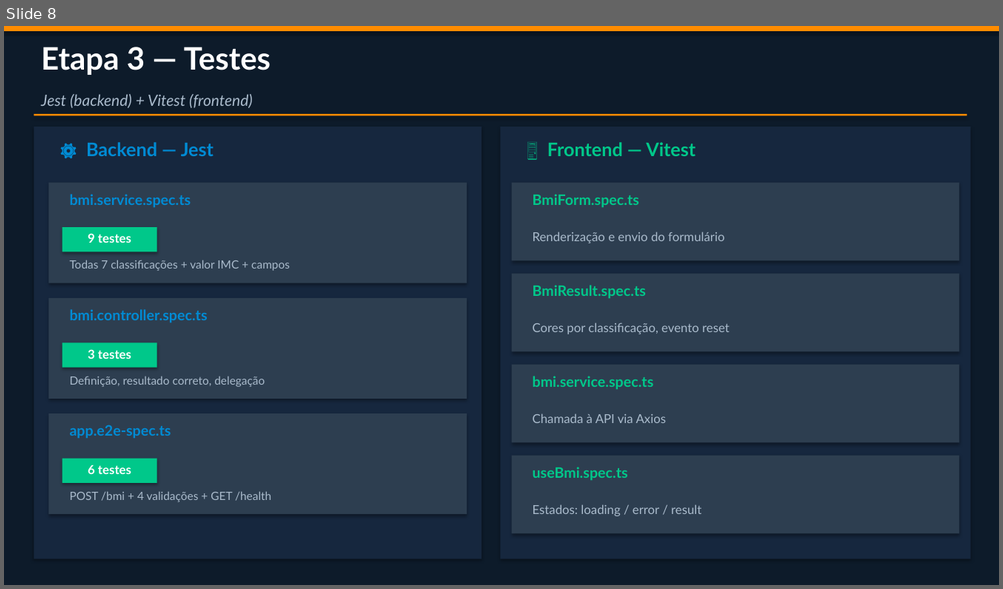
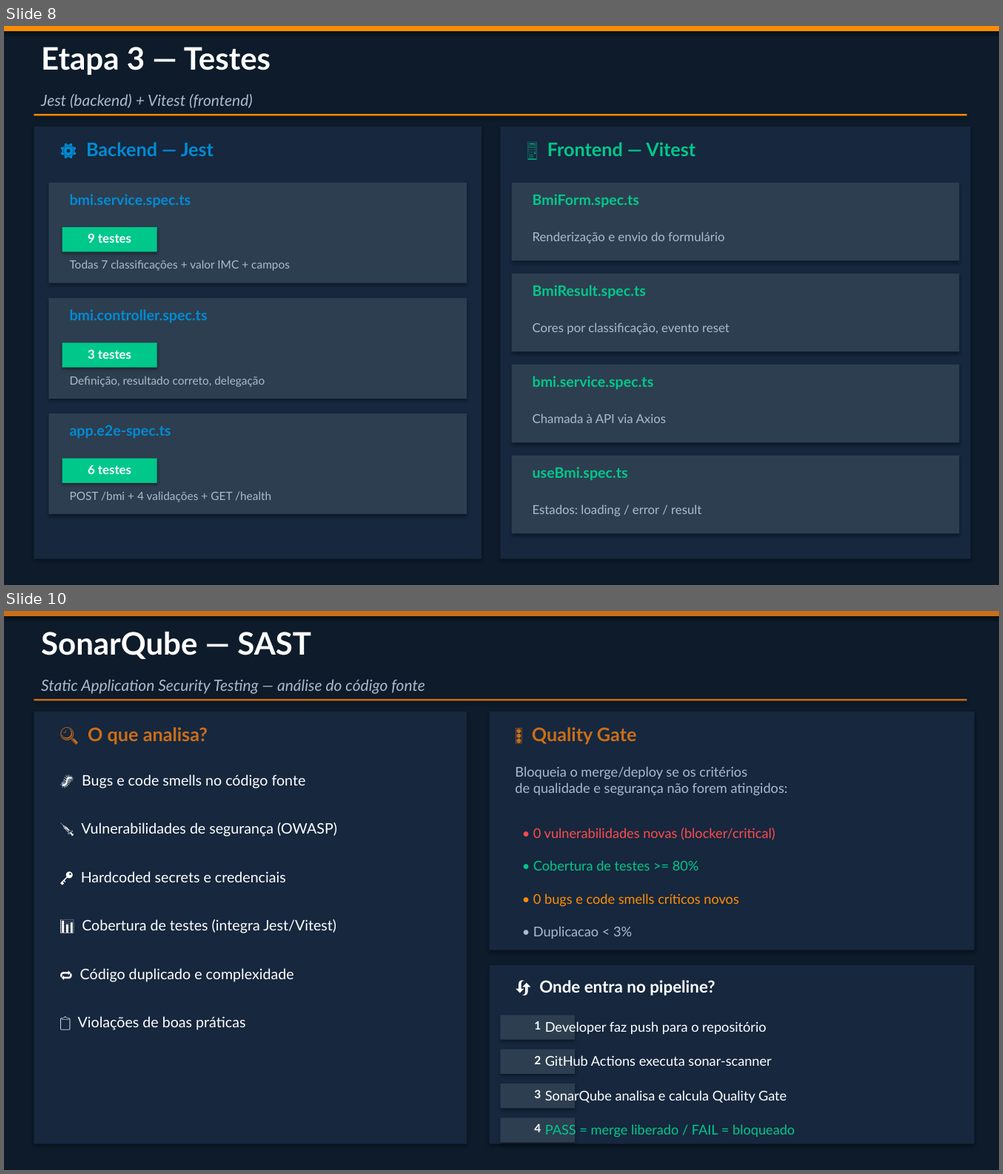
Before and after one commit to fabiofrances/appsec, a slide deck: appsec-palestra.pptx. Shown one above the other, each under a label of ours: slide 8 before the commit, slides 8 and 10 after it; the slides between them are not shown. The pictures are 1003x589 and 1003x1174 pixels, drawn with LibreOffice and Linux fonts; fonts in the diff are those of the drawing. Boxes give left, top, right and bottom in pixels: in the first picture for what was removed or moved away, otherwise in the second. Text is boxed around its words. In the diff, an @@ line names an element or a change of style, - is before the commit and + after.

Commit message:
doc: update apresentação

```diff
--- a/appsec-palestra.pptx
+++ b/appsec-palestra.pptx
@@ slide 10 added at (4, 611, 999, 1170), background #0D1B2A @@
@@ rectangle added at (4, 611, 999, 616), fill #CB6E17 @@
@@ text added at (41, 631, 311, 659), 30 pt, text #FFFFFF, bold @@
+SonarQube — SAST
@@ rectangle added at (34, 699, 967, 701), fill #CB6E17 @@
@@ text added at (41, 679, 425, 694), 15 pt, text #AABBCC, italic @@
+Static Application Security Testing — análise do código fonte
@@ rectangle added at (34, 712, 466, 1145), fill #16273E @@
@@ rectangle added at (489, 712, 974, 951), fill #16273E @@
@@ text added at (88, 727, 208, 744), 18 pt, text #CB6E17, bold @@
+🔍 O que analisa?
@@ text added at (532, 727, 637, 744), 18 pt, text #CB6E17, bold @@
+🚦 Quality Gate
@@ text added at (82, 775, 306, 789), 14 pt, text #FFFFFF @@
+🐛 Bugs e code smells no código fonte
@@ text added at (515, 766, 788, 796), 13 pt, text #AABBCC @@
+Bloqueia o merge/deploy se os critérios
+de qualidade e segurança não forem atingidos:
@@ text added at (81, 823, 337, 837), 14 pt, text #FFFFFF @@
+💉 Vulnerabilidades de segurança (OWASP)
@@ text added at (533, 828, 774, 840), 13 pt, text #FF4B4B @@
+• 0 vulnerabilidades novas (blocker/critical)
@@ text added at (81, 871, 286, 883), 14 pt, text #FFFFFF @@
+🔑 Hardcoded secrets e credenciais
@@ text added at (533, 860, 699, 871), 13 pt, text #00C88A @@
+• Cobertura de testes >= 80%
@@ text added at (533, 894, 738, 907), 13 pt, text #FF8C00 @@
+• 0 bugs e code smells críticos novos
@@ text added at (82, 920, 336, 934), 14 pt, text #FFFFFF @@
+📊 Cobertura de testes (integra Jest/Vitest)
@@ text added at (533, 926, 632, 939), 13 pt, text #AABBCC @@
+• Duplicacao < 3%
@@ rectangle added at (489, 965, 974, 1145), fill #16273E @@
@@ text added at (80, 968, 294, 982), 14 pt, text #FFFFFF @@
+🔁 Código duplicado e complexidade
@@ text added at (539, 980, 714, 996), 16 pt, text #FFFFFF, bold @@
+🔄 Onde entra no pipeline?
@@ text added at (78, 1017, 245, 1031), 14 pt, text #FFFFFF @@
+📋 Violações de boas práticas
@@ rectangle added at (500, 1015, 575, 1040), fill #2D3E50 @@
@@ text added at (534, 1022, 540, 1030), 11 pt, text #FFFFFF, bold @@
+1
@@ text added at (545, 1022, 766, 1034), 13 pt, text #FFFFFF @@
+Developer faz push para o repositório
@@ rectangle added at (500, 1050, 575, 1074), fill #2D3E50 @@
@@ text added at (534, 1056, 540, 1065), 11 pt, text #FFFFFF, bold @@
+2
@@ text added at (545, 1056, 771, 1066), 13 pt, text #FFFFFF @@
+GitHub Actions executa sonar-scanner
@@ rectangle added at (500, 1084, 575, 1109), fill #2D3E50 @@
@@ text added at (534, 1090, 540, 1099), 11 pt, text #FFFFFF, bold @@
+3
@@ text added at (545, 1091, 786, 1103), 13 pt, text #FFFFFF @@
+SonarQube analisa e calcula Quality Gate
@@ rectangle added at (500, 1119, 575, 1143), fill #2D3E50 @@
@@ text added at (534, 1125, 540, 1133), 11 pt, text #FFFFFF, bold @@
+4
@@ text added at (545, 1125, 794, 1138), 13 pt, text #00C88A @@
+PASS = merge liberado / FAIL = bloqueado
```
Also in this commit, not shown: 1 slide changed, 1 other file.
